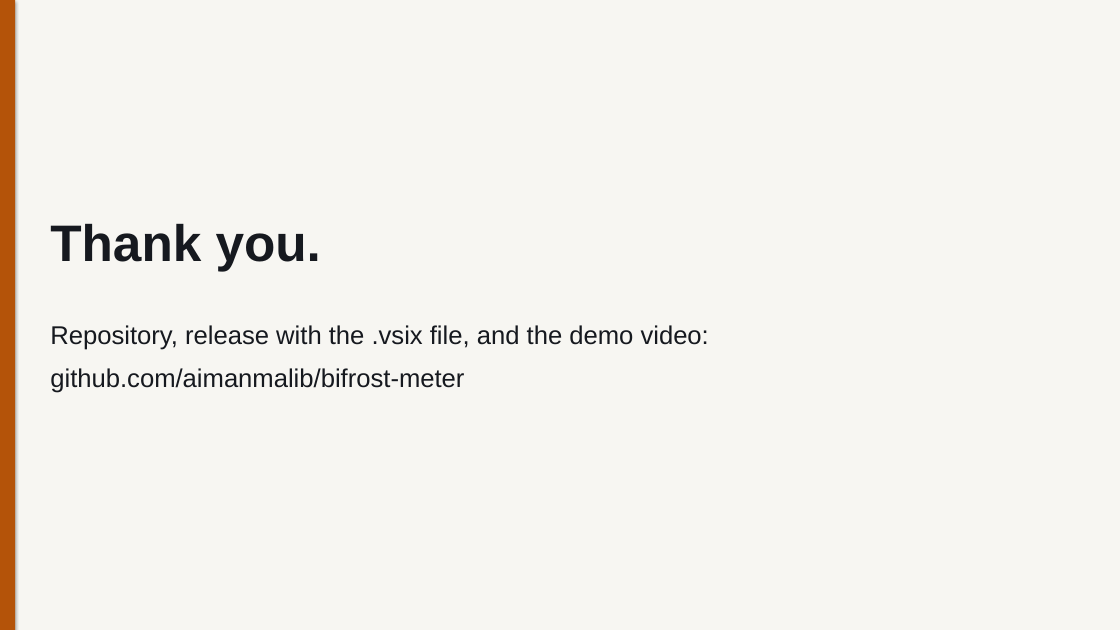
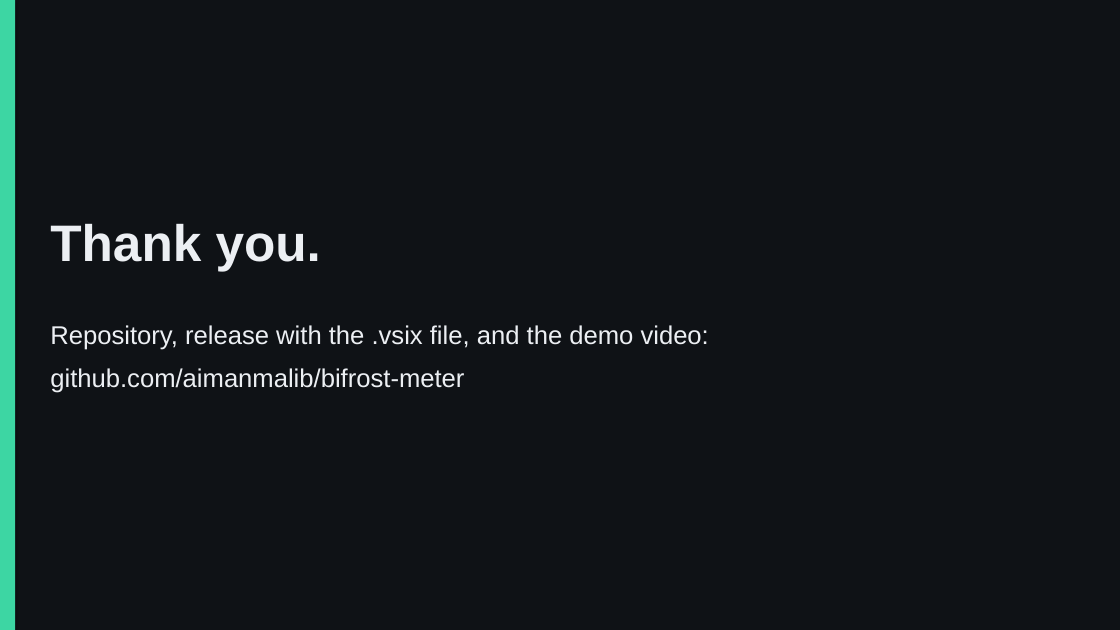
Before and after one commit to aimanmalib/bifrost-meter, a slide deck: slide 12 of deck/bifrost-meter.pptx. Drawn at 1120x630 pixels with LibreOffice and Linux fonts; fonts in the diff are those of the drawing. Boxes give left, top, right and bottom in pixels: in the first picture for what was removed or moved away, otherwise in the second. Text is boxed around its words. In the diff, an @@ line names an element or a change of style, - is before the commit and + after.

```diff
--- a/deck/bifrost-meter.pptx
+++ b/deck/bifrost-meter.pptx
@@ background #F7F6F2 to #0F1216 @@
@@ rectangle at bbox=[0, 0, 15, 630]: fill #B45309 to #3DD6A3 @@
@@ text "Thank you." at bbox=[50, 223, 321, 271]: text colour #16191F to #ECEFF3 @@
@@ text "Repository, release with the .vsix ..." at bbox=[50, 325, 709, 393]: text colour #16191F to #ECEFF3 @@
```
Also in this commit, not shown: 11 other slides changed, 4 other files.
